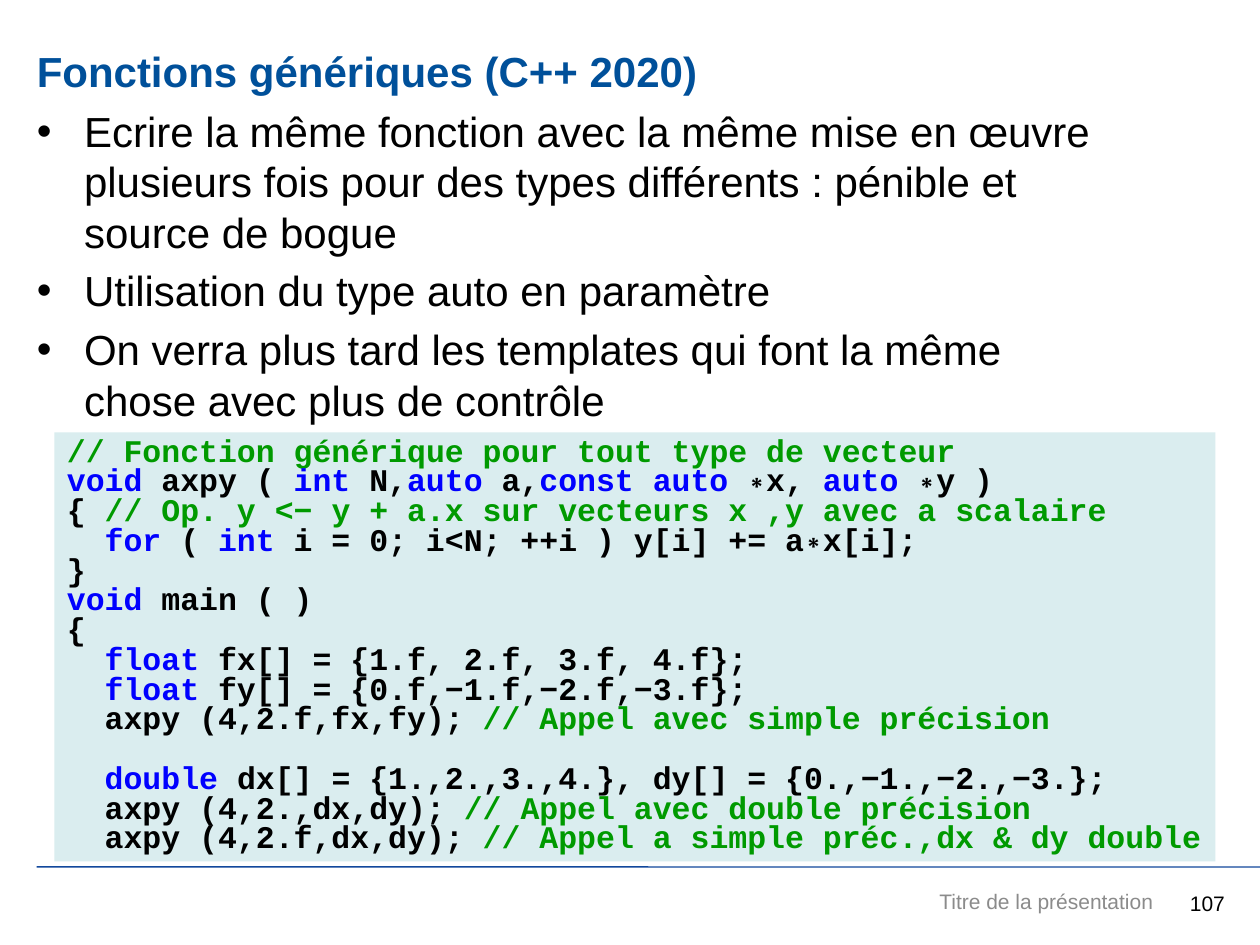
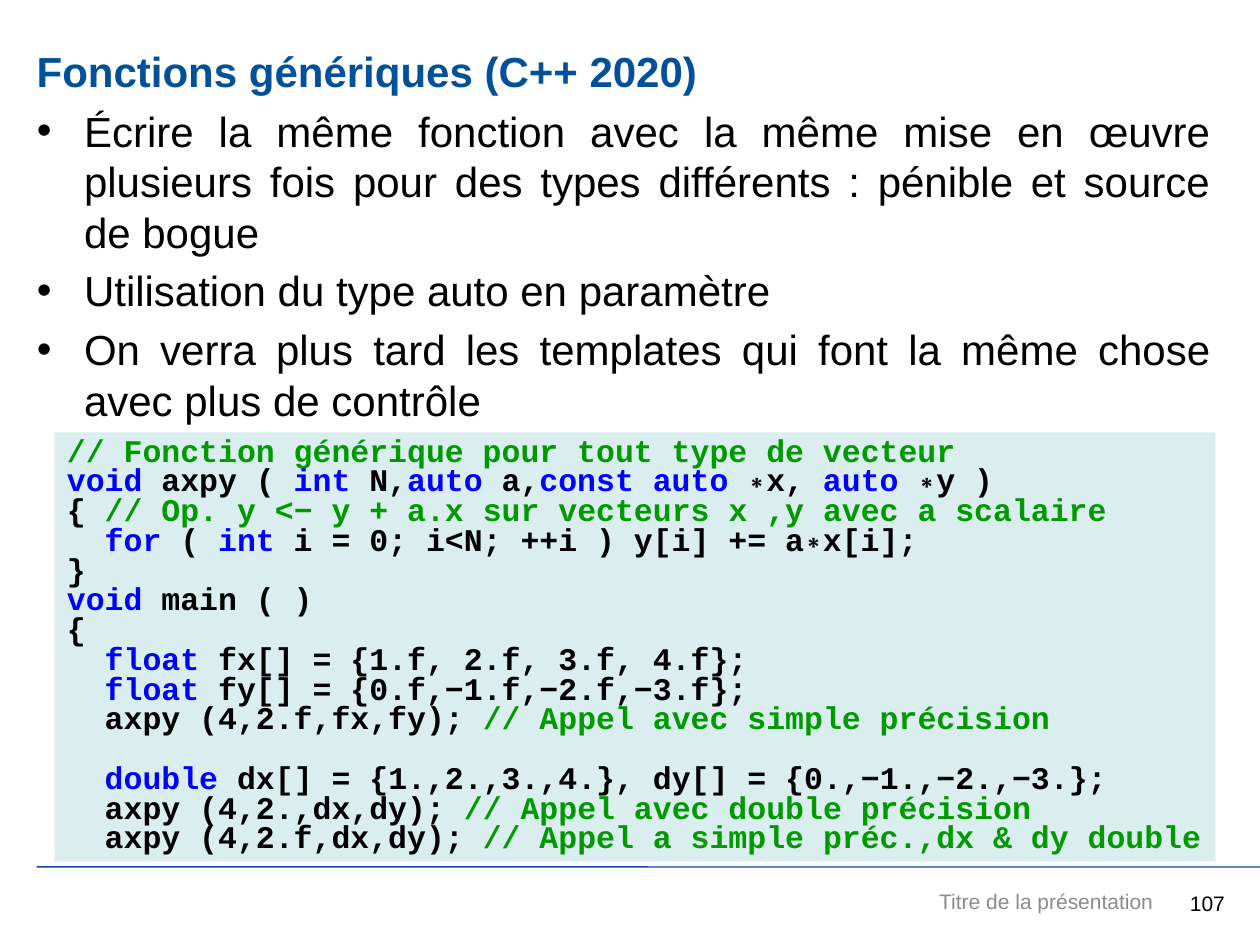
Before and after one commit to JuvignyEnsta/C-2020, a slide deck: slide 107 of Transparents/InitiationCpp.pptx. Drawn at 1260x945 pixels with LibreOffice and Linux fonts; fonts in the diff are those of the drawing; background and template pictures are left out. Boxes give left, top, right and bottom in pixels: in the first picture for what was removed or moved away, otherwise in the second. Text is boxed around its words. In the diff, an @@ line names an element or a change of style, - is before the commit and + after.

Commit message:
Màj fonctions

```diff
--- a/Transparents/InitiationCpp.pptx
+++ b/Transparents/InitiationCpp.pptx
@@ text at box(84, 113, 1210, 256): text changed @@
-• Ecrire la même fonction avec la même mise en œuvre plusieurs fois pour des types différents : pénible et source de bogue
+• Écrire la même fonction avec la même mise en œuvre plusieurs fois pour des types différents : pénible et source de bogue
@@ text at box(84, 334, 1210, 424): alignment left to justified @@
```
Also in this commit, not shown: 108 other slides changed, 8 slides added, 2 slides removed, 3 other files.
